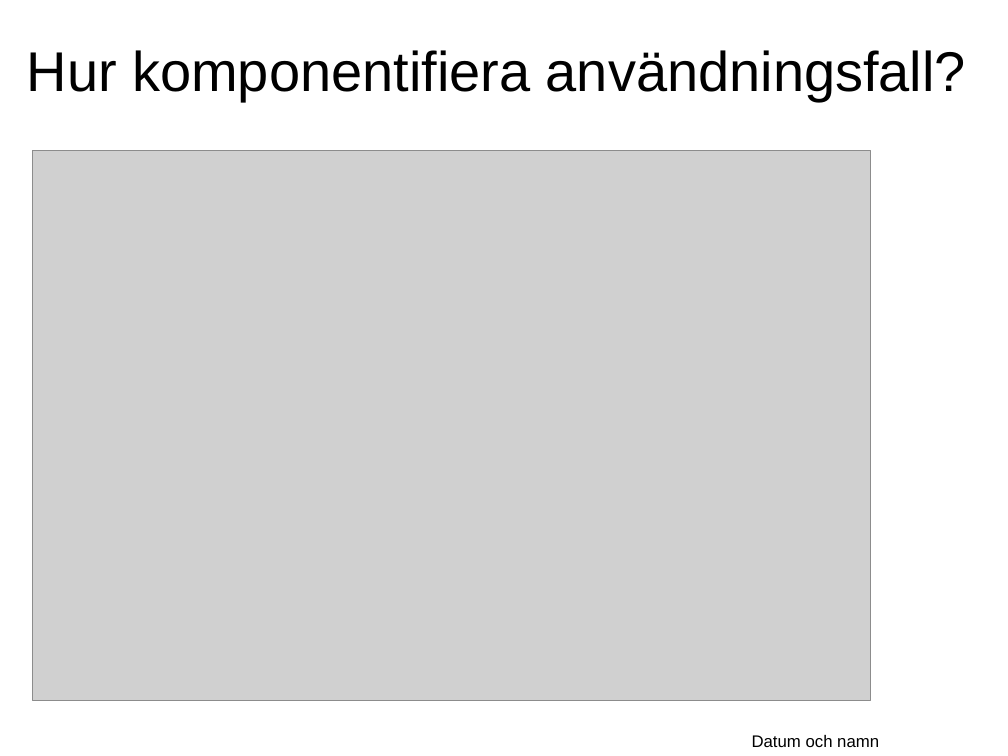
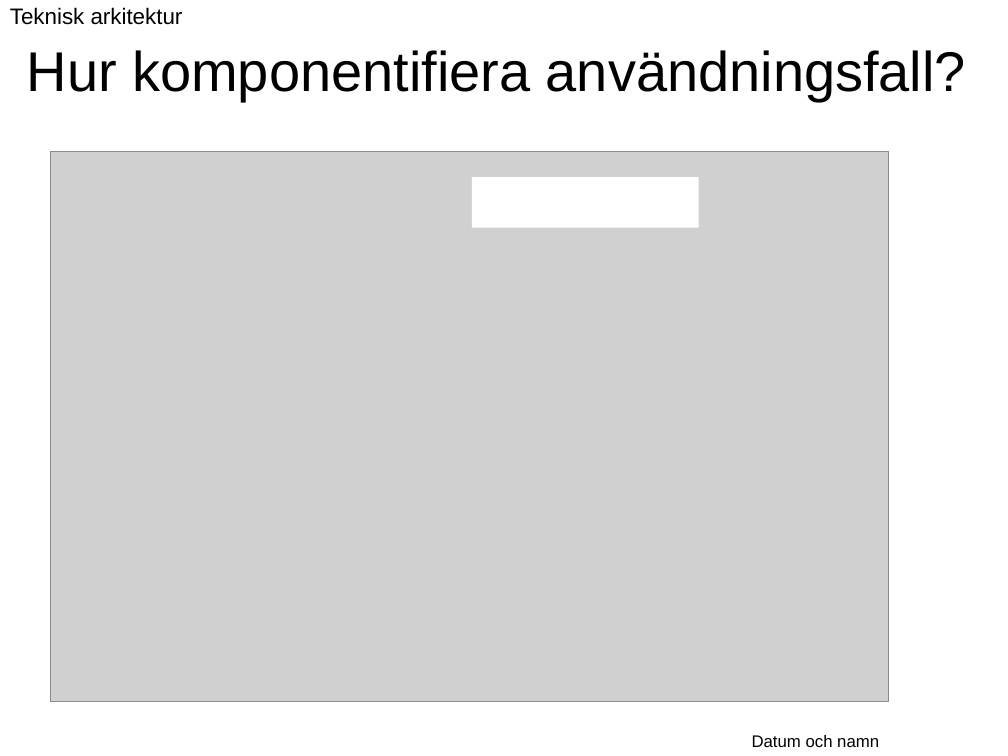
Before and after one commit to Vastra-Gotalandsregionen/oppna-program-hsatools, a slide deck: slide 41 of reference-architecture/Introduktion/Referensarkitektur_oversikt.ppt. Drawn at 1008x756 pixels with LibreOffice and Linux fonts; fonts in the diff are those of the drawing; grey boxes stand for pictures; background and template pictures are left out. Boxes give left, top, right and bottom in pixels: in the first picture for what was removed or moved away, otherwise in the second. Text is boxed around its words. In the diff, an @@ line names an element or a change of style, - is before the commit and + after.

```diff
--- a/reference-architecture/Introduktion/Referensarkitektur_oversikt.ppt
+++ b/reference-architecture/Introduktion/Referensarkitektur_oversikt.ppt
@@ text added at [10, 7, 183, 25], 16 pt, text #000000 @@
+Teknisk arkitektur
@@ picture: place and size @@
-picture at [32, 150, 871, 701]
+picture at [50, 151, 889, 702]
@@ rectangle added at [472, 177, 699, 228], fill #FFFFFF @@
```
Also in this commit, not shown: 21 other slides changed.
